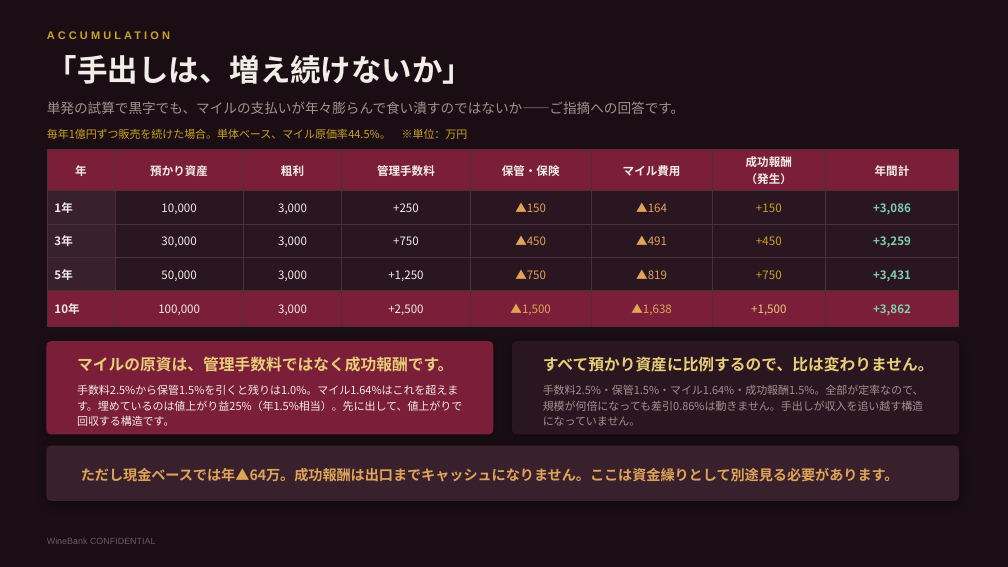
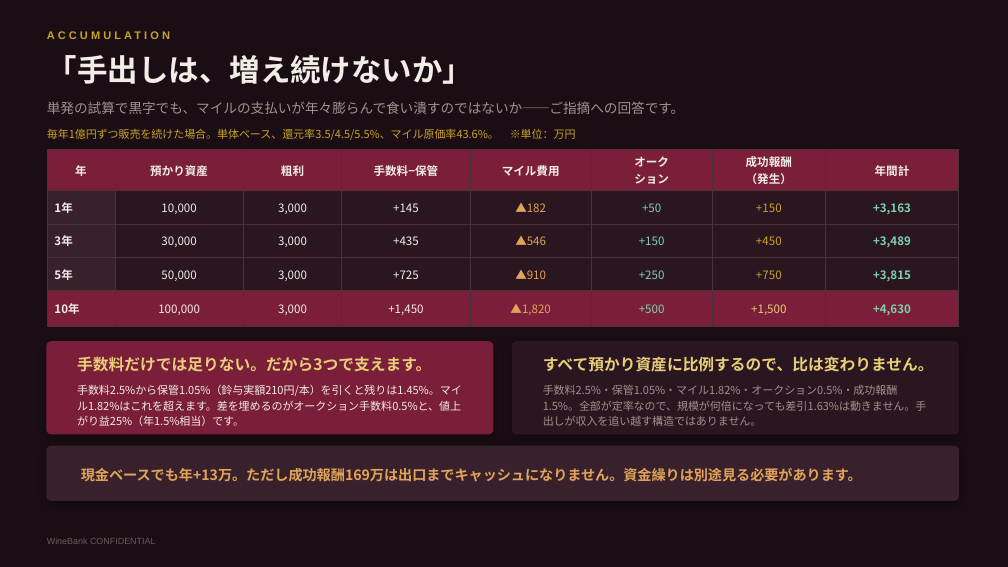
Before and after one commit to nakano-winebank/wine-auction, a slide deck: slide 5 of 提案資料/WineBank_ワインマイル経済圏構想.pptx. Drawn at 1008x567 pixels with LibreOffice and Linux fonts; fonts in the diff are those of the drawing. Boxes give left, top, right and bottom in pixels: in the first picture for what was removed or moved away, otherwise in the second. Text is boxed around its words. In the diff, an @@ line names an element or a change of style, - is before the commit and + after.

```diff
--- a/提案資料/WineBank_ワインマイル経済圏構想.pptx
+++ b/提案資料/WineBank_ワインマイル経済圏構想.pptx
@@ text at [47,129,576,140]: text changed @@
-毎年1億円ずつ販売を続けた場合。単体ベース、マイル原価率44.5%。 ※単位：万円
+毎年1億円ずつ販売を続けた場合。単体ベース、還元率3.5/4.5/5.5%、マイル原価率43.6%。 ※単位：万円
@@ table at [47,150,959,319] @@
-row 1: 年 | 預かり資産 | 粗利 | 管理手数料 | 保管・保険 | マイル費用 | 成功報酬 / （発生） | 年間計
+row 1: 年 | 預かり資産 | 粗利 | 手数料−保管 | マイル費用 | オーク / ション | 成功報酬 / （発生） | 年間計
-row 2: 1年 | 10,000 | 3,000 | +250 | ▲150 | ▲164 | +150 | +3,086
+row 2: 1年 | 10,000 | 3,000 | +145 | ▲182 | +50 | +150 | +3,163
-row 3: 3年 | 30,000 | 3,000 | +750 | ▲450 | ▲491 | +450 | +3,259
+row 3: 3年 | 30,000 | 3,000 | +435 | ▲546 | +150 | +450 | +3,489
-row 4: 5年 | 50,000 | 3,000 | +1,250 | ▲750 | ▲819 | +750 | +3,431
+row 4: 5年 | 50,000 | 3,000 | +725 | ▲910 | +250 | +750 | +3,815
-row 5: 10年 | 100,000 | 3,000 | +2,500 | ▲1,500 | ▲1,638 | +1,500 | +3,862
+row 5: 10年 | 100,000 | 3,000 | +1,450 | ▲1,820 | +500 | +1,500 | +4,630
@@ text at [77,356,431,372]: text changed @@
-マイルの原資は、管理手数料ではなく成功報酬です。
+手数料だけでは足りない。だから3つで支えます。
@@ text at [77,384,462,426]: text changed @@
-手数料2.5%から保管1.5%を引くと残りは1.0%。マイル1.64%はこれを超えます。埋めているのは値上がり益25%（年1.5%相当）。先に出して、値上がりで回収する構造です。
+手数料2.5%から保管1.05%（鈴与実額210円/本）を引くと残りは1.45%。マイル1.82%はこれを超えます。差を埋めるのがオークション手数料0.5%と、値上がり益25%（年1.5%相当）です。
@@ text at [543,385,927,426]: text changed @@
-手数料2.5%・保管1.5%・マイル1.64%・成功報酬1.5%。全部が定率なので、規模が何倍になっても差引0.86%は動きません。手出しが収入を追い越す構造になっていません。
+手数料2.5%・保管1.05%・マイル1.82%・オークション0.5%・成功報酬1.5%。全部が定率なので、規模が何倍になっても差引1.63%は動きません。手出しが収入を追い越す構造ではありません。
@@ text at [81,468,862,482]: text changed @@
-ただし現金ベースでは年▲64万。成功報酬は出口までキャッシュになりません。ここは資金繰りとして別途見る必要があります。
+現金ベースでも年+13万。ただし成功報酬169万は出口までキャッシュになりません。資金繰りは別途見る必要があります。
```
Also in this commit, not shown: 4 other slides changed, 5 other files.
